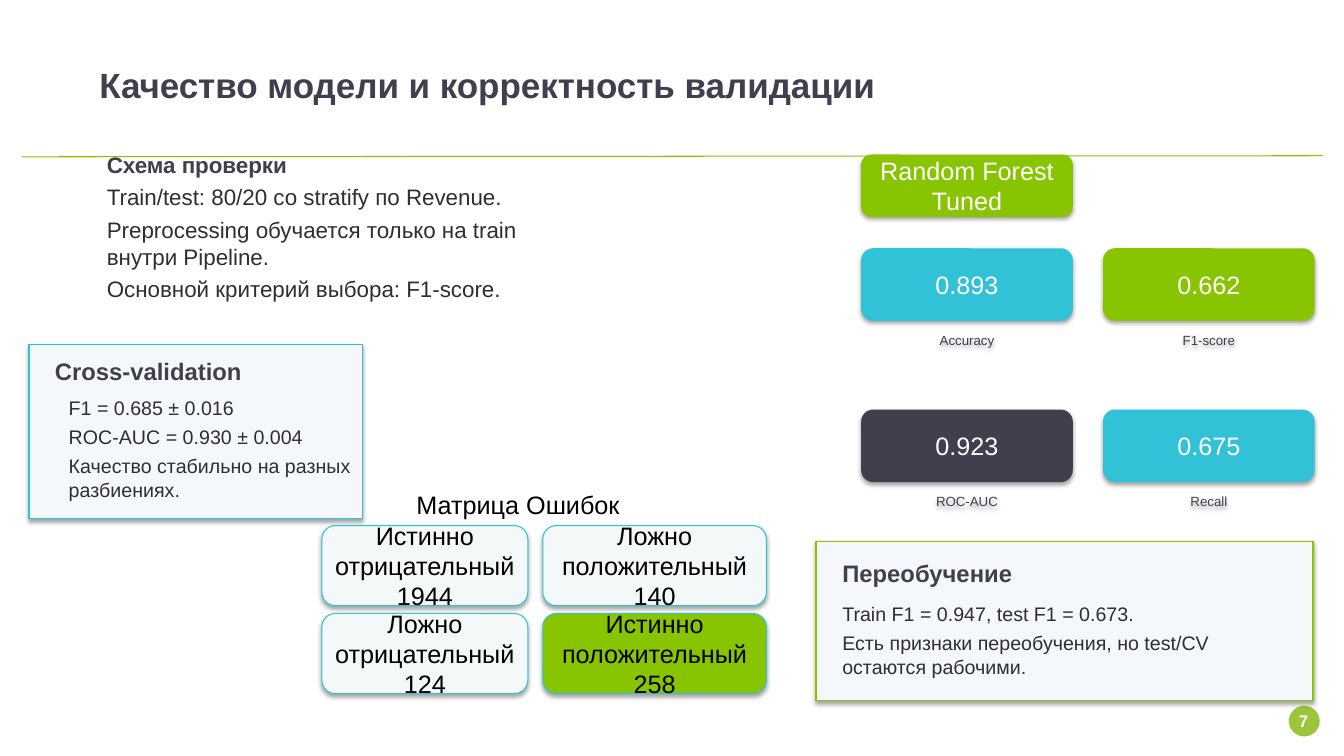
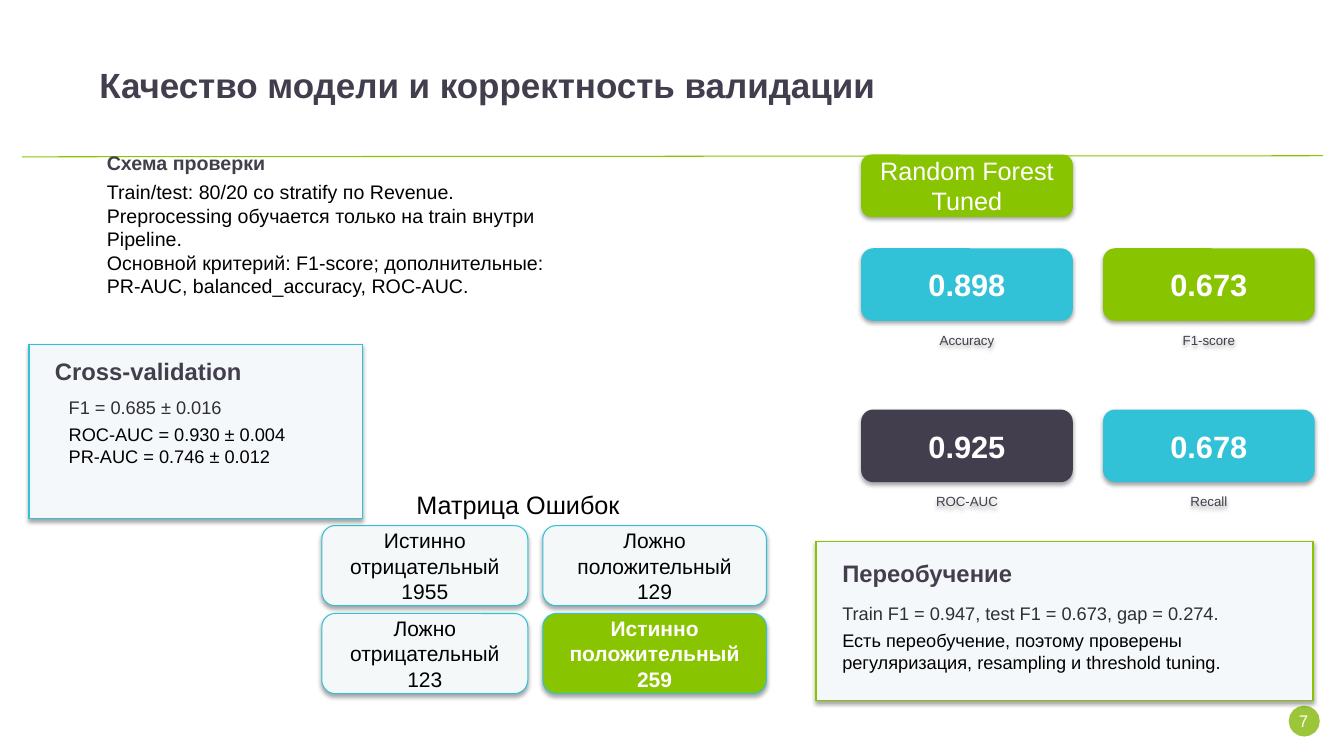
Before and after one commit to Matveycoolking/online_shoppe_predict, a slide deck: slide 7 of doc/ЗагировМатвейДенисович_ИИ. Алгоритмы машинного обучения на языке Python.pptx. Drawn at 1344x756 pixels with LibreOffice and Linux fonts; fonts in the diff are those of the drawing; background and template pictures are left out. Boxes give left, top, right and bottom in pixels: in the first picture for what was removed or moved away, otherwise in the second. Text is boxed around its words. In the diff, an @@ line names an element or a change of style, - is before the commit and + after.

```diff
--- a/doc/ЗагировМатвейДенисович_ИИ. Алгоритмы машинного обучения на языке Python.pptx
+++ b/doc/ЗагировМатвейДенисович_ИИ. Алгоритмы машинного обучения на языке Python.pptx
@@ text at (x1=107, y1=156, x2=534, y2=250): size 16 to 14 pt in "Схема проверки", "Train/test: 80/20 со stratify по Revenue.", "Preprocessing обучается только на train внутри Pipeline."; text colour #2E2E34 to #000000 in "Train/test: 80/20 со stratify по Revenue.", "Preprocessing обучается только на train внутри Pipeline."; less space between paragraphs @@
@@ text at (x1=107, y1=255, x2=543, y2=297): text changed; size 16 to 14 pt; text colour #2E2E34 to #000000 @@
-Основной критерий выбора: F1-score.
+Основной критерий: F1-score; дополнительные: PR-AUC, balanced_accuracy, ROC-AUC.
@@ text in rounded rectangle at (x1=928, y1=274, x2=1005, y2=297): text changed; size 18 to 22 pt; bold on @@
-0.893
+0.898
@@ text in rounded rectangle at (x1=1170, y1=274, x2=1247, y2=297): text changed; size 18 to 22 pt; bold on @@
-0.662
+0.673
@@ text at (x1=69, y1=401, x2=285, y2=441): size 14 to 13 pt in "F1 = 0.685 ± 0.016", "ROC-AUC = 0.930 ± 0.004"; text colour #2E2E34 to #000000 in "ROC-AUC = 0.930 ± 0.004"; less space between paragraphs @@
@@ text in rounded rectangle at (x1=928, y1=436, x2=1005, y2=459): text changed; size 18 to 22 pt; bold on @@
-0.923
+0.925
@@ text in rounded rectangle at (x1=1170, y1=436, x2=1247, y2=459): text changed; size 18 to 22 pt; bold on @@
-0.675
+0.678
@@ text at (x1=69, y1=450, x2=270, y2=463): text changed; size 14 to 13 pt; text colour #2E2E34 to #000000 @@
-Качество стабильно на разных разбиениях.
+PR-AUC = 0.746 ± 0.012
@@ text in rounded rectangle at (x1=350, y1=533, x2=499, y2=600): text changed; size 18 to 15 pt @@
-Истинно отрицательный
-1944
+Истинно отрицательный
+1955
@@ text in rounded rectangle at (x1=577, y1=533, x2=731, y2=600): text changed; size 18 to 15 pt @@
-Ложно положительный
-140
+Ложно положительный
+129
@@ text in rounded rectangle at (x1=350, y1=621, x2=499, y2=688): text changed; size 18 to 15 pt @@
-Ложно отрицательный
-124
+Ложно отрицательный
+123
@@ text in rounded rectangle at (x1=570, y1=621, x2=740, y2=688): text changed; size 18 to 15 pt; text colour #000000 to #FFFFFF; bold on @@
-Истинно положительный
-258
+Истинно положительный
+259
@@ text at (x1=842, y1=606, x2=1220, y2=673): text changed; size 14 to 13 pt; text colour #2E2E34 to #000000 @@
-Train F1 = 0.947, test F1 = 0.673.
-Есть признаки переобучения, но test/CV остаются рабочими.
+Train F1 = 0.947, test F1 = 0.673, gap = 0.274.
+Есть переобучение, поэтому проверены регуляризация, resampling и threshold tuning.
@@ text "7" at (x1=1299, y1=715, x2=1308, y2=727): bold off @@
```
Also in this commit, not shown: 10 other slides changed, 2 slides added, 1 slide removed, 6 other files.
